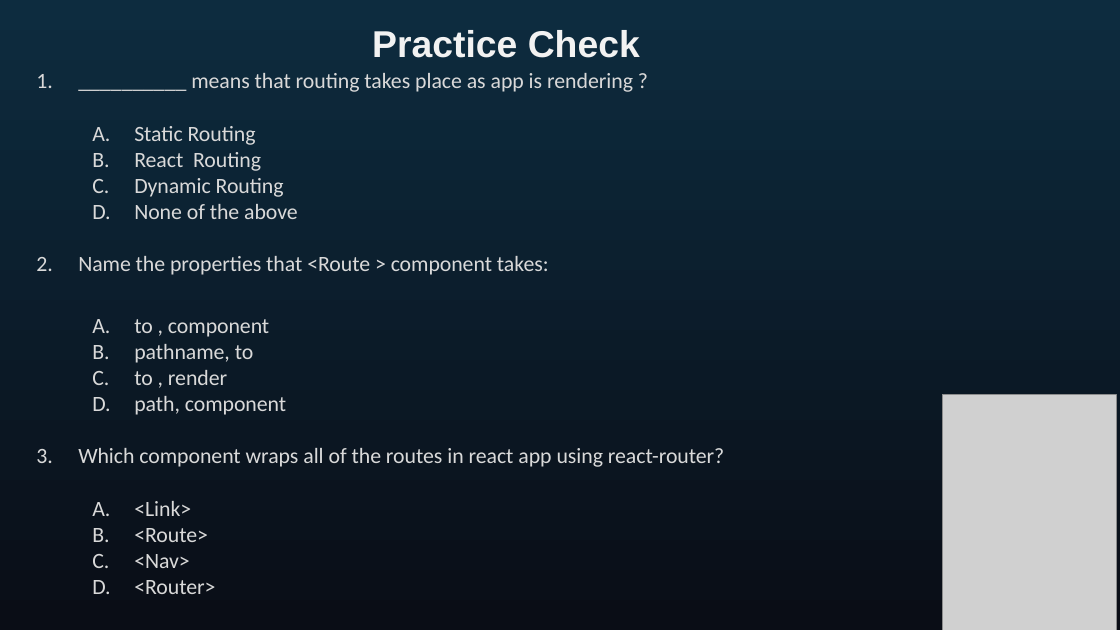
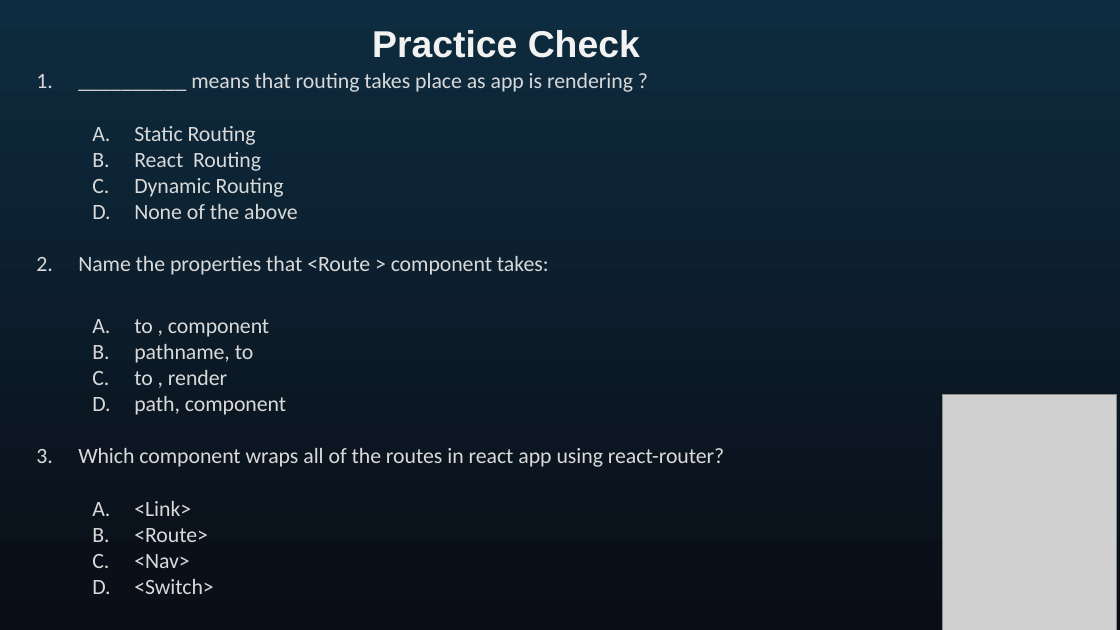
Before and after one commit to seblechernet/PowerPoint-Decks, a slide deck: slide 41 of 04 React Routing, Component Lifecycle Methods.pptx. Drawn at 1120x630 pixels with LibreOffice and Linux fonts; fonts in the diff are those of the drawing; grey boxes stand for pictures. Boxes give left, top, right and bottom in pixels: in the first picture for what was removed or moved away, otherwise in the second. Text is boxed around its words. In the diff, an @@ line names an element or a change of style, - is before the commit and + after.

```diff
--- a/04 React Routing, Component Lifecycle Methods.pptx
+++ b/04 React Routing, Component Lifecycle Methods.pptx
@@ text at [134,579,214,594]: text changed @@
-  D. <Router>
+  D. <Switch>
```
Also in this commit, not shown: 5 other files.
